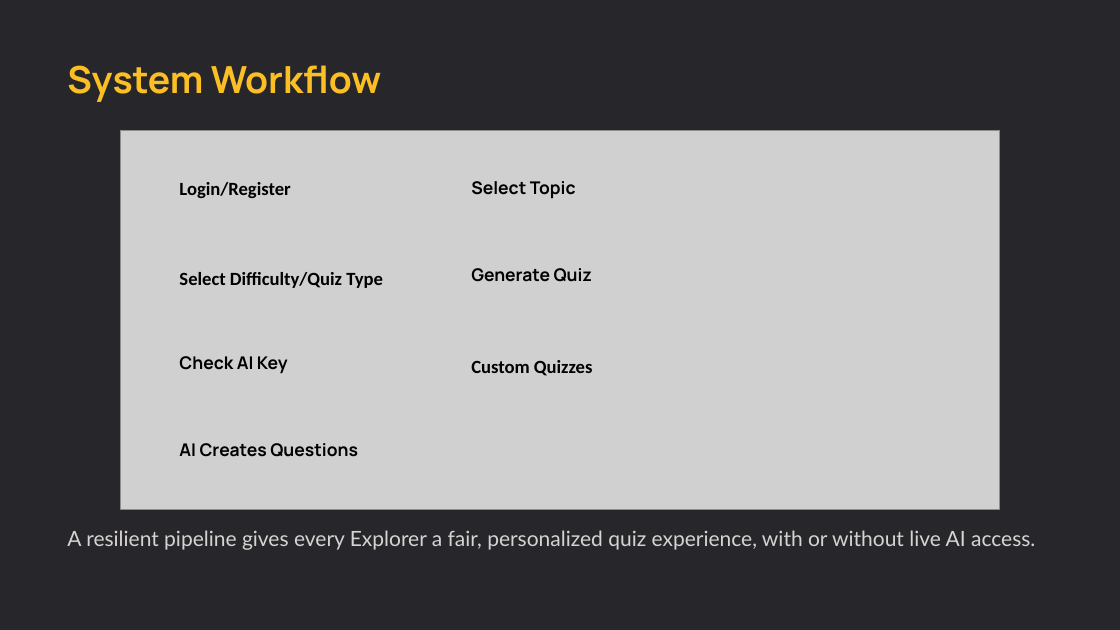
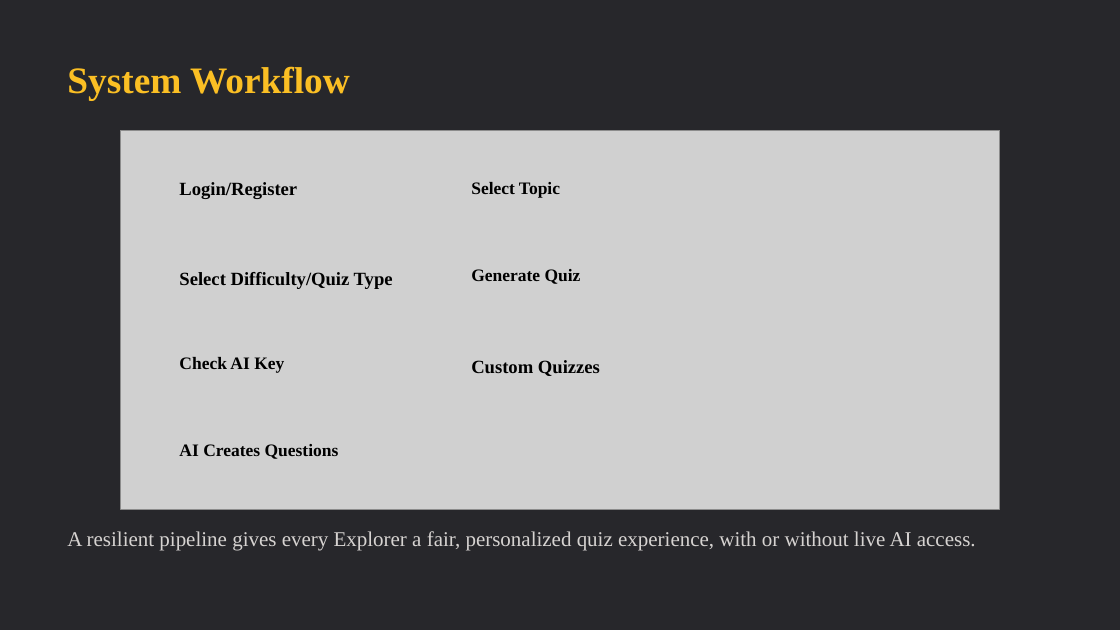
Before and after one commit to sameersyed17058-collab/Quiz-A-Roo, a slide deck: slide 10 of Quiz-A-Roo (1)-project-aligned.pptx (slide 9 before the commit). Drawn at 1120x630 pixels with LibreOffice and Linux fonts; fonts in the diff are those of the drawing; grey boxes stand for pictures; background and template pictures are left out. Boxes give left, top, right and bottom in pixels: in the first picture for what was removed or moved away, otherwise in the second. Text is boxed around its words. In the diff, an @@ line names an element or a change of style, - is before the commit and + after.

```diff
--- a/Quiz-A-Roo (1)-project-aligned.pptx
+++ b/Quiz-A-Roo (1)-project-aligned.pptx
@@ font Manrope to Times New Roman in 5 elements at [67,66,350,100], [179,444,339,459], [179,357,284,373], [471,182,560,198], [471,269,581,284] @@
@@ font Calibri to Times New Roman in 3 elements at [179,272,393,289], [179,182,297,199], [471,360,600,376] @@
@@ text "A resilient pipeline gives every ..." at [67,531,976,551]: font Lato to Times New Roman @@
```
Also in this commit, not shown: 12 other slides changed, 5 slides added, 4 other files.
